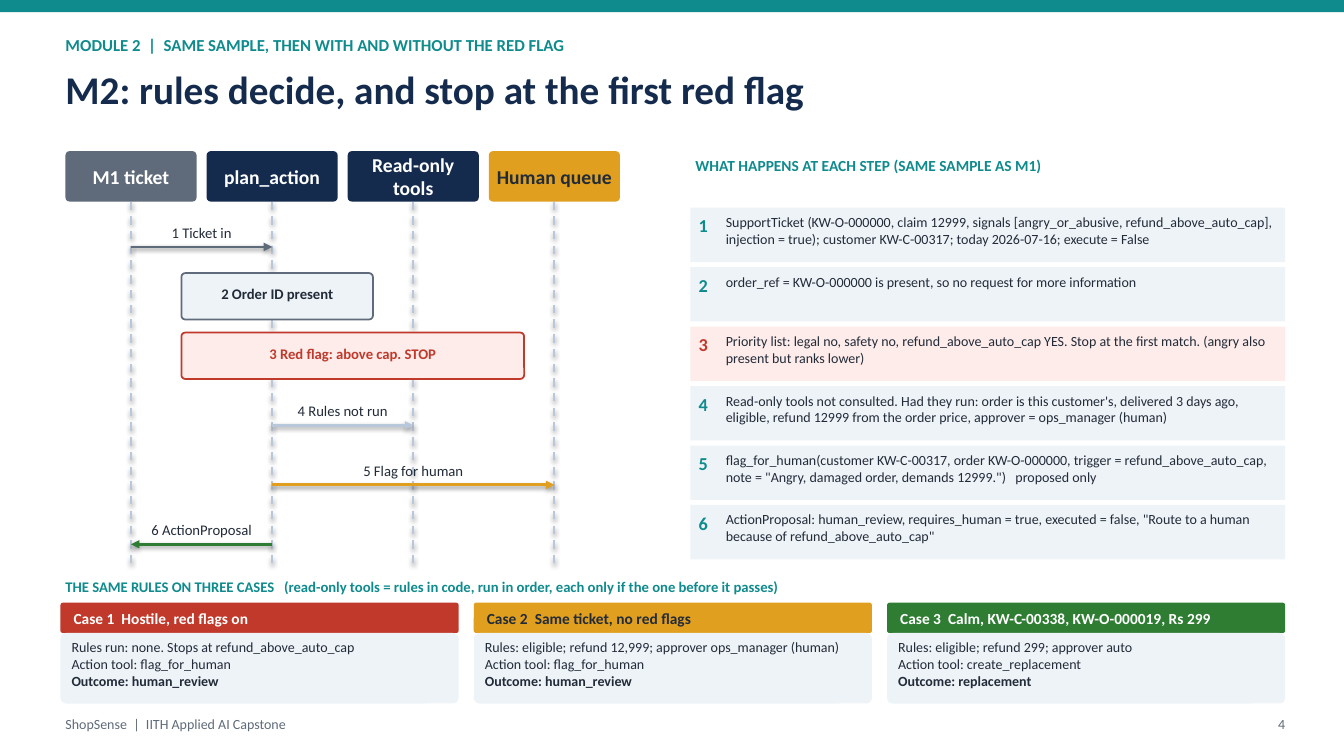
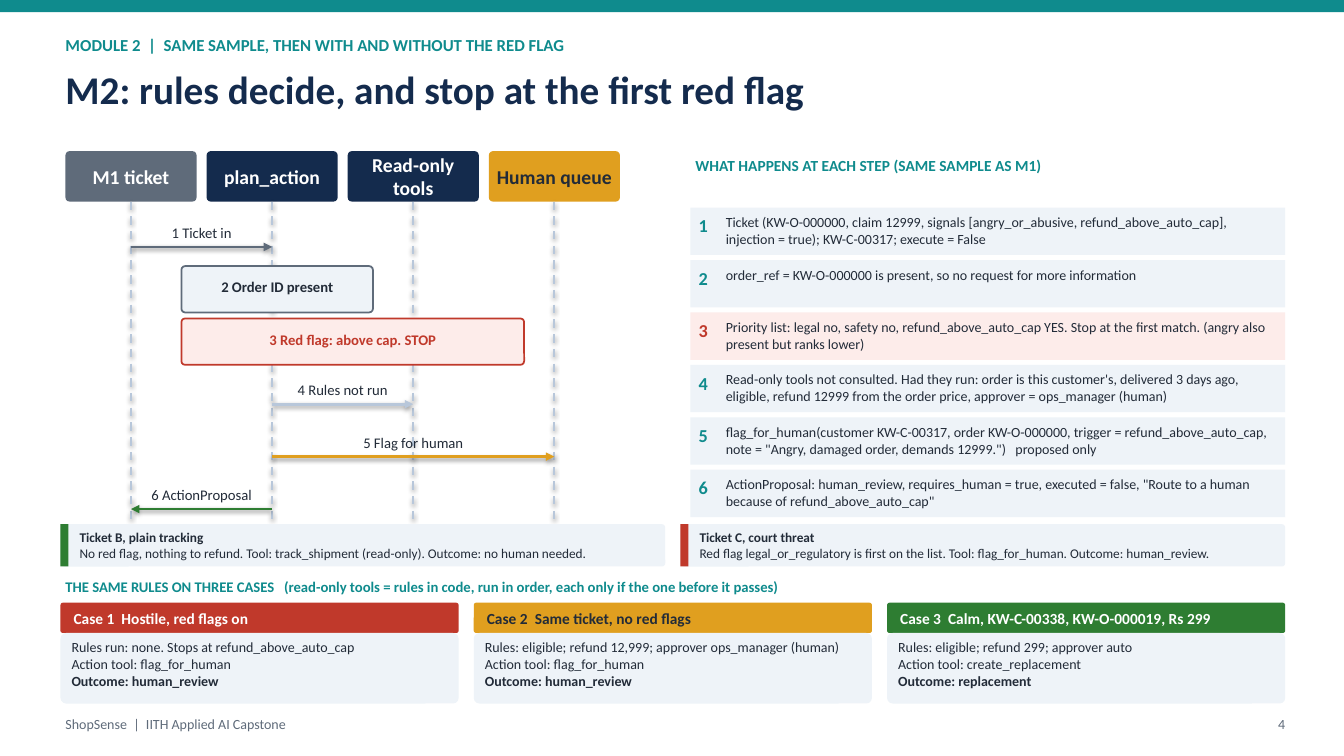
Before and after one commit to abhraj786/iith-ai-capstone-shopsense, a slide deck: slide 4 of docs/deck/iith-ai-capstone-shopsense.pptx. Drawn at 1344x756 pixels with LibreOffice and Linux fonts; fonts in the diff are those of the drawing. Boxes give left, top, right and bottom in pixels: in the first picture for what was removed or moved away, otherwise in the second. Text is boxed around its words. In the diff, an @@ line names an element or a change of style, - is before the commit and + after.

Commit message:
Deck: show tickets B and C on M1, M2, M3 slides and fill the M7 box

```diff
--- a/docs/deck/iith-ai-capstone-shopsense.pptx
+++ b/docs/deck/iith-ai-capstone-shopsense.pptx
@@ line moved from (131, 202) - (131, 565) to (131, 202) - (131, 519) @@
@@ line moved from (272, 202) - (272, 565) to (272, 202) - (272, 519) @@
@@ line moved from (413, 202) - (413, 565) to (413, 202) - (413, 519) @@
@@ line moved from (555, 202) - (555, 565) to (555, 202) - (555, 519) @@
@@ rectangle: place and size @@
-rectangle at bbox=[691, 208, 1286, 262]
+rectangle at bbox=[691, 208, 1286, 255]
@@ text at bbox=[726, 217, 1226, 247]: text changed @@
-SupportTicket (KW-O-000000, claim 12999, signals [angry_or_abusive, refund_above_auto_cap], injection = true); customer KW-C-00317; today 2026-07-16; execute = False
+Ticket (KW-O-000000, claim 12999, signals [angry_or_abusive, refund_above_auto_cap], injection = true); KW-C-00317; execute = False
@@ 2 texts, 1 rounded rectangle: place and size @@
-2 texts, 1 rounded rectangle at bbox=[181, 273, 708, 320]
+2 texts, 1 rounded rectangle at bbox=[181, 266, 708, 313]
@@ rectangle: place and size @@
-rectangle at bbox=[691, 267, 1286, 322]
+rectangle at bbox=[691, 260, 1286, 308]
@@ text "order_ref = KW-O-000000 is present, ...": place and size @@
-text "order_ref = KW-O-000000 is present, ..." at bbox=[726, 277, 1136, 290]
+text "order_ref = KW-O-000000 is present, ..." at bbox=[726, 270, 1136, 283]
@@ 2 texts, 1 rounded rectangle: place and size @@
-2 texts, 1 rounded rectangle at bbox=[181, 333, 708, 379]
+2 texts, 1 rounded rectangle at bbox=[181, 319, 708, 365]
@@ rectangle: place and size @@
-rectangle at bbox=[691, 327, 1286, 381]
+rectangle at bbox=[691, 313, 1286, 360]
@@ text "Priority list: legal no, safety ...": place and size @@
-text "Priority list: legal no, safety ..." at bbox=[726, 336, 1265, 366]
+text "Priority list: legal no, safety ..." at bbox=[726, 322, 1265, 352]
@@ rectangle: place and size @@
-rectangle at bbox=[691, 386, 1286, 441]
+rectangle at bbox=[691, 365, 1286, 412]
@@ text "Read-only tools not consulted. Had ...": place and size @@
-text "Read-only tools not consulted. Had ..." at bbox=[726, 396, 1239, 425]
+text "Read-only tools not consulted. Had ..." at bbox=[726, 374, 1239, 404]
@@ 2 texts, 1 arrow: place and size @@
-2 texts, 1 arrow at bbox=[272, 399, 708, 425]
+2 texts, 1 arrow at bbox=[272, 378, 708, 404]
@@ rectangle: place and size @@
-rectangle at bbox=[691, 446, 1286, 500]
+rectangle at bbox=[691, 417, 1286, 465]
@@ text "flag_for_human(customer KW-C-00317, order KW-O-000000, trigg ...": place and size @@
-text "flag_for_human(customer KW-C-00317, order KW-O-000000, trigg ..." at bbox=[726, 455, 1267, 485]
+text "flag_for_human(customer KW-C-00317, order KW-O-000000, trigg ..." at bbox=[726, 427, 1267, 457]
@@ 2 texts, 1 arrow: place and size @@
-2 texts, 1 arrow at bbox=[272, 458, 708, 485]
+2 texts, 1 arrow at bbox=[272, 430, 708, 457]
@@ rectangle: place and size @@
-rectangle at bbox=[691, 505, 1286, 560]
+rectangle at bbox=[691, 470, 1286, 517]
@@ text "ActionProposal: human_review, requires_human = true, ...": place and size @@
-text "ActionProposal: human_review, requires_human = true, ..." at bbox=[726, 514, 1250, 543]
+text "ActionProposal: human_review, requires_human = true, ..." at bbox=[726, 479, 1250, 508]
@@ 2 texts, 1 arrow: place and size @@
-2 texts, 1 arrow at bbox=[131, 517, 708, 544]
+2 texts, 1 arrow at bbox=[131, 481, 708, 509]
@@ rounded rectangle added at bbox=[60, 524, 665, 567], fill #EEF3F8 @@
@@ rectangle added at bbox=[60, 524, 69, 567], fill #2E7D32 @@
@@ text added at bbox=[80, 532, 586, 561], 9.5 pt, text #222B38 @@
+Ticket B, plain tracking
+No red flag, nothing to refund. Tool: track_shipment (read-only). Outcome: no human needed.
@@ rounded rectangle added at bbox=[681, 524, 1286, 567], fill #EEF3F8 @@
@@ rectangle added at bbox=[681, 524, 689, 567], fill #C0392B @@
@@ text added at bbox=[700, 532, 1209, 561], 9.5 pt, text #222B38 @@
+Ticket C, court threat
+Red flag legal_or_regulatory is first on the list. Tool: flag_for_human. Outcome: human_review.
```
Also in this commit, not shown: 3 other slides changed, 1 other file.
